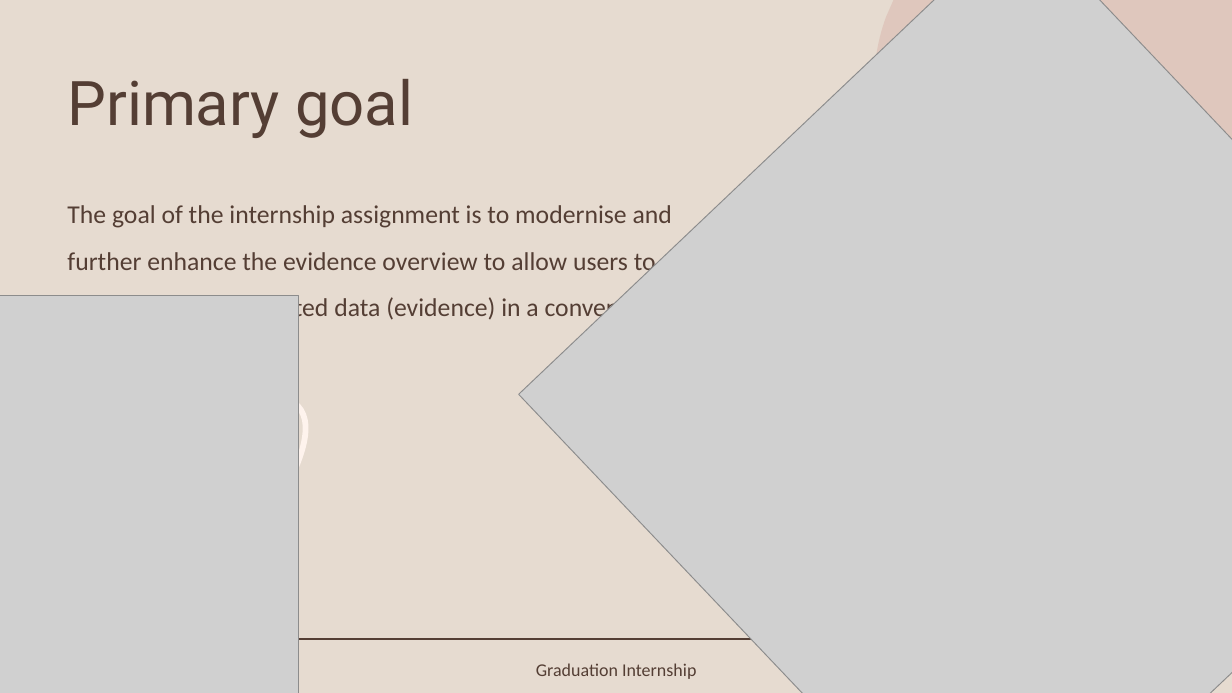
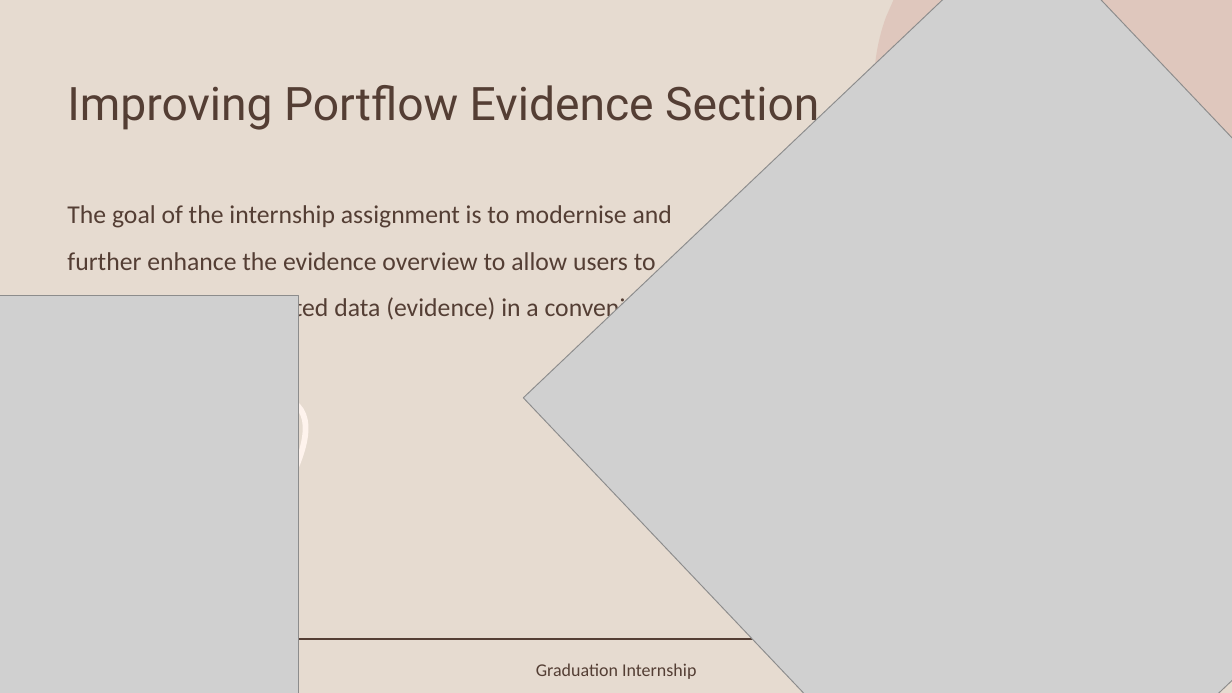
Before and after one commit to EditaAnomaly/S8-GI-Drieam, a slide deck: slide 4 of Project documentation/5. Manage/1st Company Visit review.pptx. Drawn at 1232x693 pixels with LibreOffice and Linux fonts; fonts in the diff are those of the drawing; grey boxes stand for pictures. Boxes give left, top, right and bottom in pixels: in the first picture for what was removed or moved away, otherwise in the second. Text is boxed around its words. In the diff, an @@ line names an element or a change of style, - is before the commit and + after.

```diff
--- a/Project documentation/5. Manage/1st Company Visit review.pptx
+++ b/Project documentation/5. Manage/1st Company Visit review.pptx
@@ picture resized from (x1=518, y1=0, x2=1232, y2=693) to (x1=523, y1=0, x2=1232, y2=693) @@
@@ title at (x1=67, y1=85, x2=819, y2=131): text changed; size 48 to 36 pt @@
-Primary goal
+Improving Portflow Evidence Section
```
Also in this commit, not shown: 2 other files.
